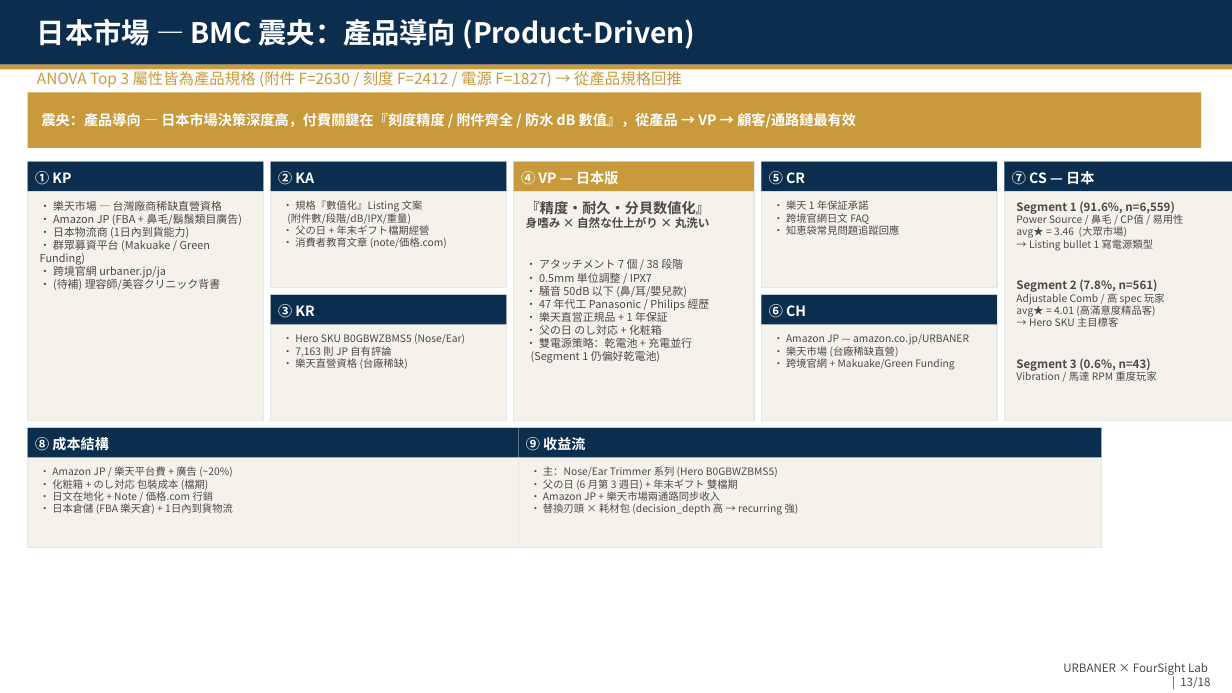
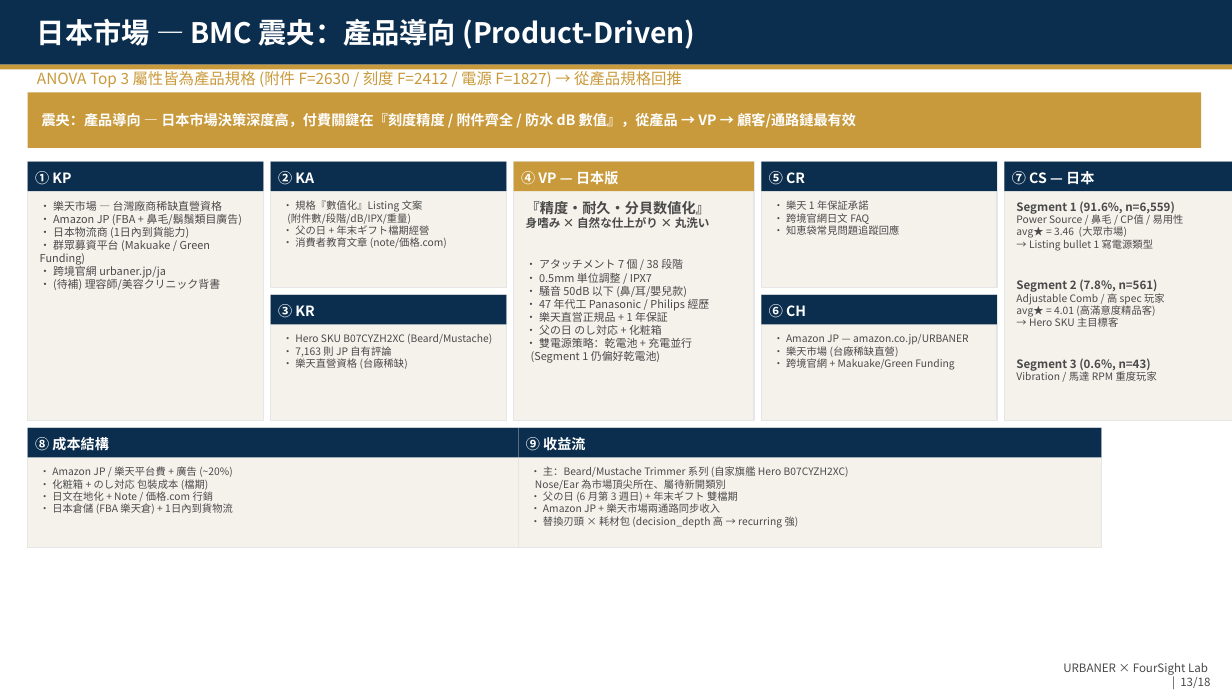
Before and after one commit to TimLai666/urbaner, a slide deck: slide 13 of output/URBANER_BMC_SWOT.pptx. Drawn at 1232x693 pixels with LibreOffice and Linux fonts; fonts in the diff are those of the drawing. Boxes give left, top, right and bottom in pixels: in the first picture for what was removed or moved away, otherwise in the second. Text is boxed around its words. In the diff, an @@ line names an element or a change of style, - is before the commit and + after.

```diff
--- a/output/URBANER_BMC_SWOT.pptx
+++ b/output/URBANER_BMC_SWOT.pptx
@@ text at (295,334,492,344): text changed @@
-• Hero SKU B0GBWZBMS5 (Nose/Ear)
+• Hero SKU B07CYZH2XC (Beard/Mustache)
@@ text at (535,466,849,490): text changed @@
-• 主：Nose/Ear Trimmer 系列 (Hero B0GBWZBMS5)
+• 主：Beard/Mustache Trimmer 系列 (自家旗艦 Hero B07CYZH2XC)
+Nose/Ear 為市場頂尖所在、屬待新開類別
```
Also in this commit, not shown: 13 other slides changed, 1 other file.
